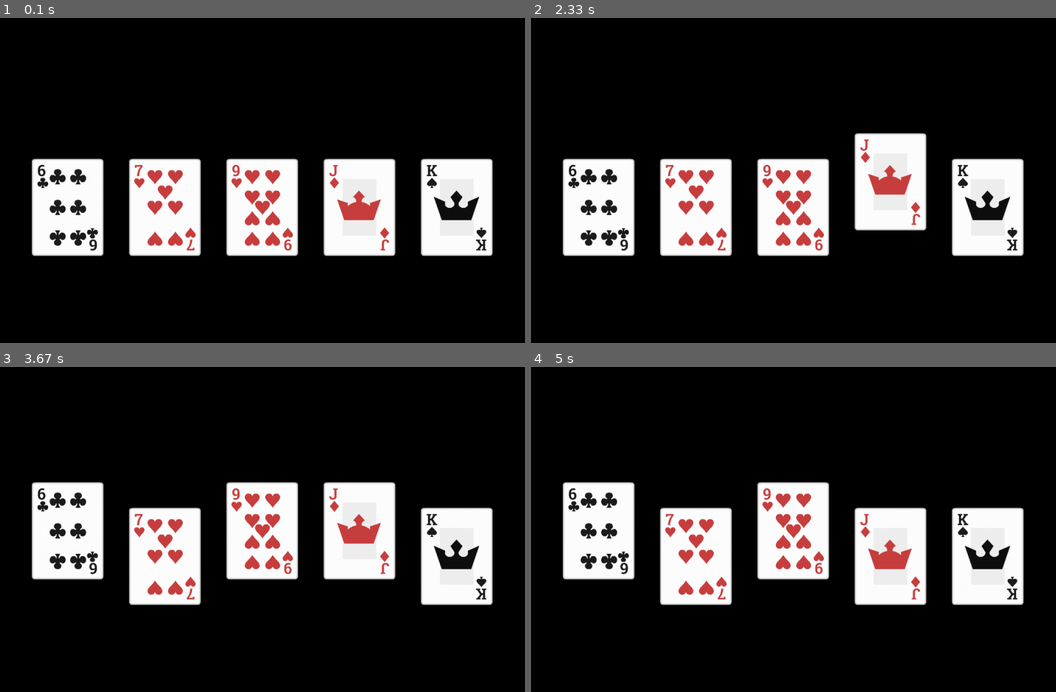
Above: before the commit, frames 1-4 (two rows, left to right).
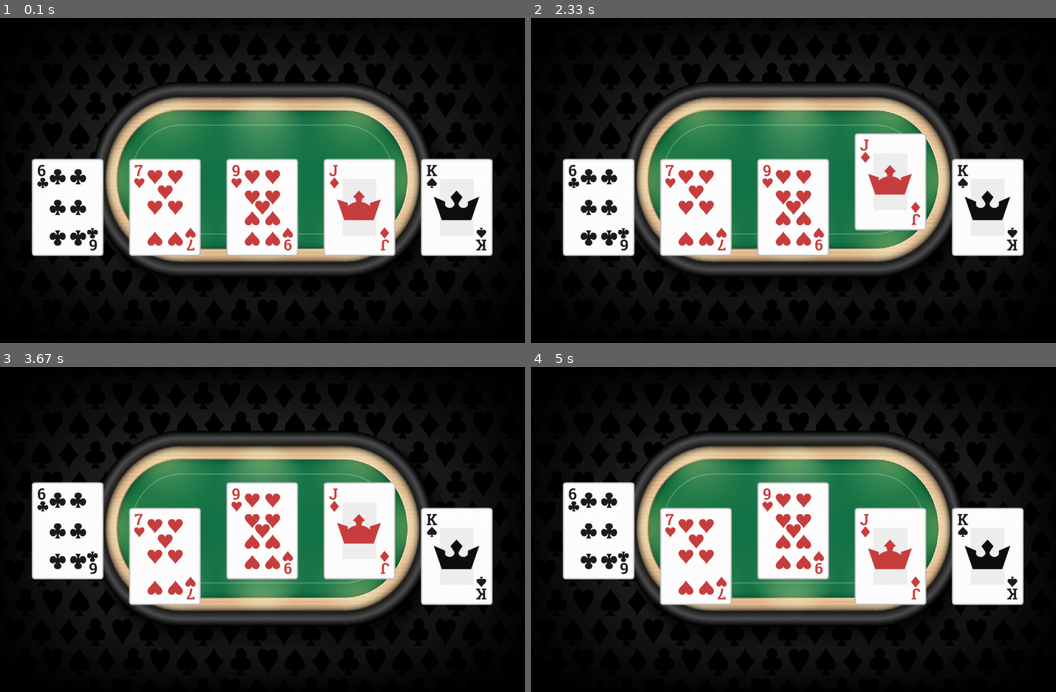
Above: after the commit, the same moments.

Repository: jungleistx/poker_game
Game: pygame game, started from main.py
Two runs of this game, one before a commit and one after it. Both use one fixed random seed, a clock stepped at 60 frames per second and the inputs below.
Inputs (mouse positions are in pixels of both pictures, inside the frame that each line leads up to):
- Up to frame 1 (0.1 s): no input
- Up to frame 2 (2.33 s): click (793, 180) at 0.43 s; click (793, 203) at 0.85 s; click (856, 209) at 1.92 s; move the mouse to (594, 170) at 2.3 s
- Up to frame 3 (3.67 s): click (63, 519) at 2.57 s; move the mouse to (267, 565) at 2.97 s; click (267, 565) at 3.23 s
- Up to frame 4 (5 s): move the mouse to (909, 500) at 4.22 s; click (909, 500) at 4.48 s

The runs differ from the first frame. In frame 1, 23% of the frame differs, in the area x 13-87%, y 12-80%; in frame 2, 23%; in frame 3, 23%; in frame 4, 23%.

Commit message:
add background image to window

Diff:
--- a/classes.py
+++ b/classes.py
@@ -202,8 +202,14 @@
 			self.player.check_hand()
 
 
+class Button:
+	def __init__(self, text:str):
+		self.text = text
+
+
 class GameWindow:
 	BLACK_BACKGROUND = (0, 0, 0)
+	TOPLEFT = (0, 0)
 
 	def __init__(self):
 		height = 680
@@ -211,6 +217,8 @@
 		pygame.init()
 		self.window = pygame.display.set_mode((width, height))
 		pygame.display.set_caption('Poker Game')
+		self.background = Image('img/background/poker_table.jpg', 0)
+		self.background.image = pygame.transform.scale(self.background.image, (1100, 680))
 
 	def run(self, game:Game):
 		while True:
@@ -238,7 +246,9 @@
 								card.swap = False
 								card.image.y += 50
 
-			self.window.fill((GameWindow.BLACK_BACKGROUND))
+			# self.window.fill((GameWindow.BLACK_BACKGROUND))
+			self.window.blit(self.background.image, (GameWindow.TOPLEFT))
+
 			for card in game.player.hand:
 				self.window.blit(card.image.image, (card.image.x, card.image.y))
 
